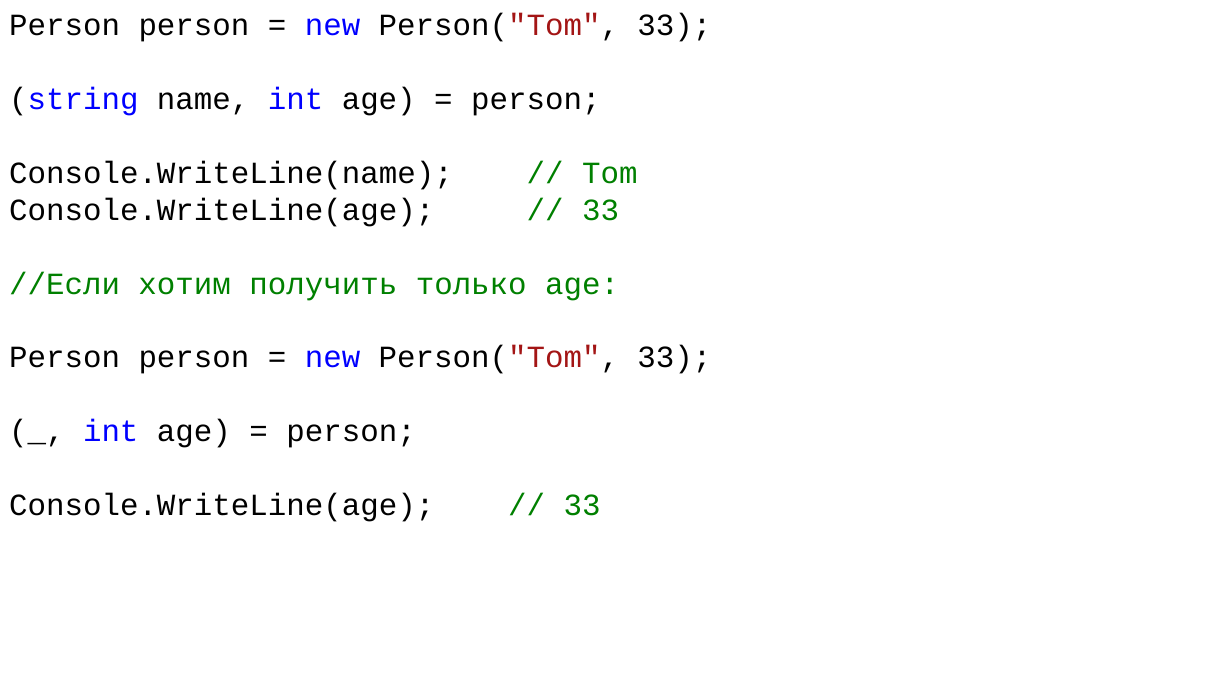
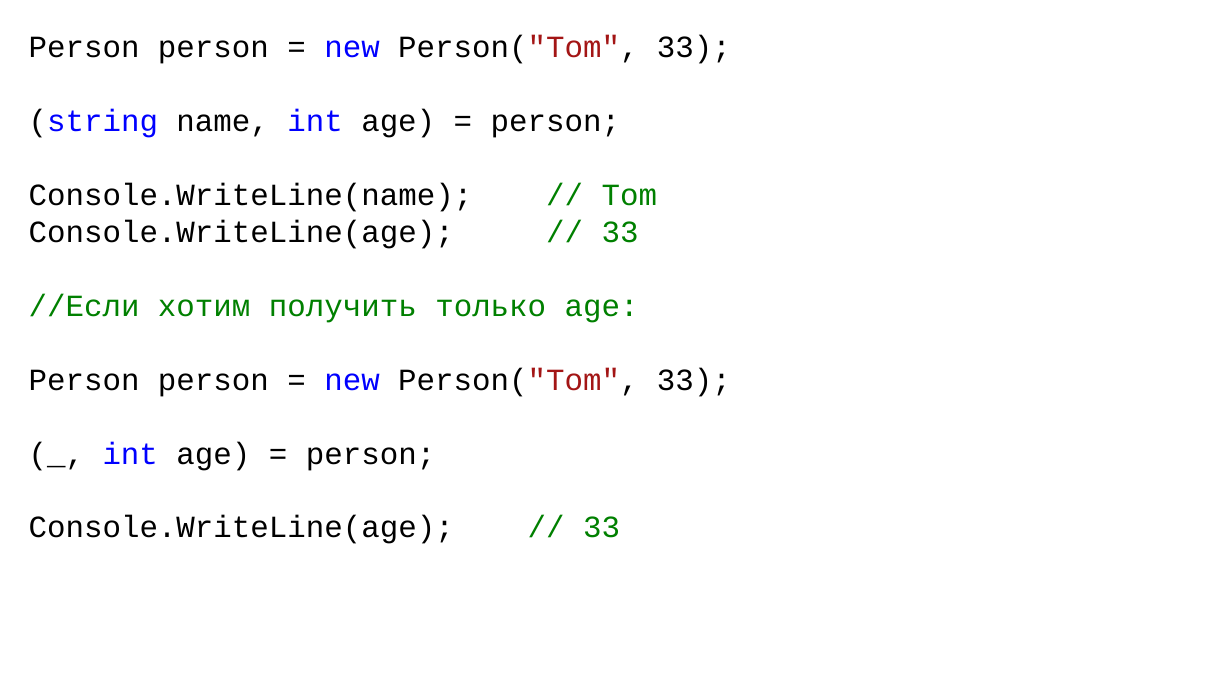
Before and after one commit to DaniilKlyukin/ITiP-1, a slide deck: slide 25 of Лекции/ИТиП лек 6 (практическая 3).pptx (slide 26 before the commit). Drawn at 1232x693 pixels with LibreOffice and Linux fonts; fonts in the diff are those of the drawing. Boxes give left, top, right and bottom in pixels: in the first picture for what was removed or moved away, otherwise in the second. Text is boxed around its words. In the diff, an @@ line names an element or a change of style, - is before the commit and + after.

```diff
--- a/Лекции/ИТиП лек 6 (практическая 3).pptx
+++ b/Лекции/ИТиП лек 6 (практическая 3).pptx
@@ text "Person person = new Person("Tom", ...": place and size @@
-text "Person person = new Person("Tom", ..." at [9,13,711,522]
+text "Person person = new Person("Tom", ..." at [29,35,731,544]
```
Also in this commit, not shown: 20 other slides changed, 1 slide removed, 1 other file.
